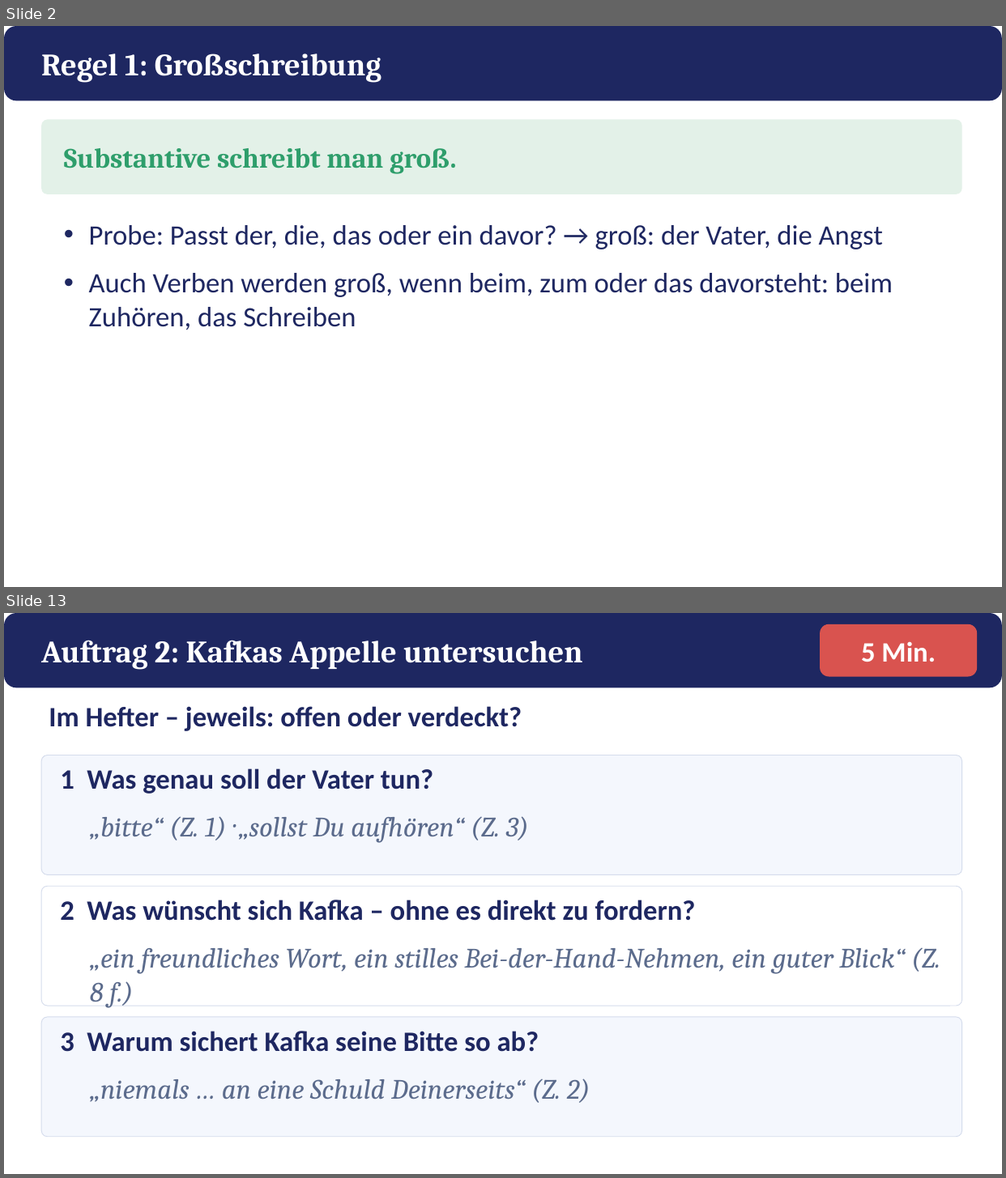
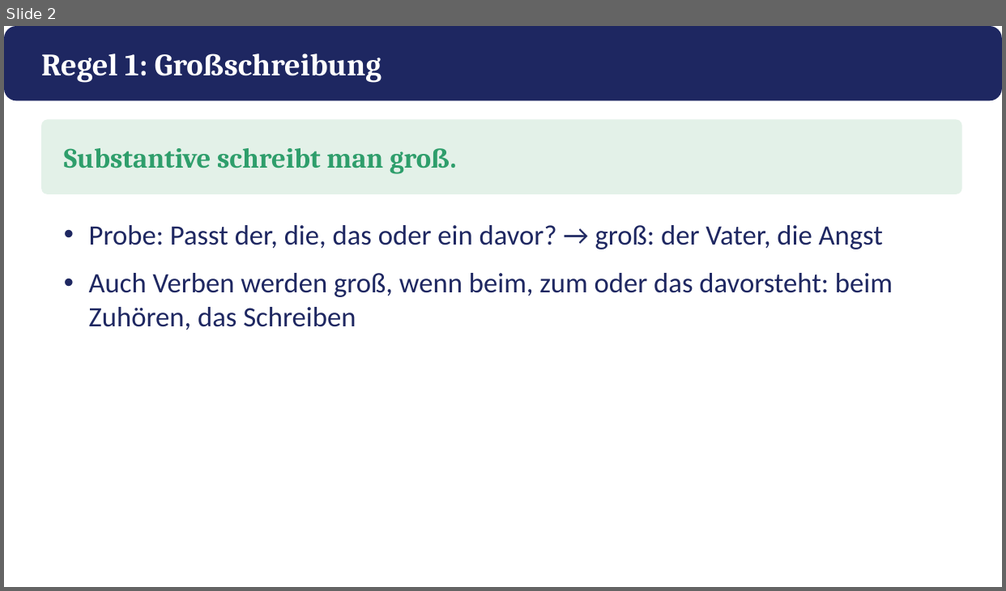
Before and after one commit to golzkonstantin-gif/Schule, a slide deck: Deutsch_11/Kafka_Appell/Praesentation_Kafkas_Appell.pptx. Shown one above the other, each under a label of ours: slides 2 and 13 before the commit, slide 2 after it; the slides between them are not shown. The pictures are 1006x1178 and 1006x591 pixels, drawn with LibreOffice and Linux fonts; fonts in the diff are those of the drawing. Boxes give left, top, right and bottom in pixels: in the first picture for what was removed or moved away, otherwise in the second. Text is boxed around its words. In the diff, an @@ line names an element or a change of style, - is before the commit and + after.

```diff
--- a/Deutsch_11/Kafka_Appell/Praesentation_Kafkas_Appell.pptx
+++ b/Deutsch_11/Kafka_Appell/Praesentation_Kafkas_Appell.pptx
@@ slide 13 removed at [4, 613, 1002, 1174], background #FFFFFF @@
@@ rounded rectangle removed at [4, 613, 1002, 688] @@
@@ rounded rectangle removed at [820, 624, 978, 677] @@
@@ text removed at [41, 640, 582, 670] @@
-Auftrag 2: Kafkas Appelle untersuchen
@@ text removed at [861, 641, 936, 662] @@
-5 Min.
@@ text removed at [49, 706, 522, 731] @@
-Im Hefter – jeweils: offen oder verdeckt?
@@ rounded rectangle removed at [41, 756, 962, 875] @@
@@ text removed at [60, 769, 433, 794] @@
-1 Was genau soll der Vater tun?
@@ text removed at [90, 816, 529, 843] @@
-„bitte“ (Z. 1) · „sollst Du aufhören“ (Z. 3)
@@ rounded rectangle removed at [41, 886, 962, 1006] @@
@@ text removed at [60, 900, 696, 921] @@
-2 Was wünscht sich Kafka – ohne es direkt zu fordern?
@@ text removed at [90, 948, 940, 1008] @@
-„ein freundliches Wort, ein stilles Bei-der-Hand-Nehmen, ein guter Blick“ (Z. 8 f.)
@@ rounded rectangle removed at [41, 1017, 962, 1137] @@
@@ text removed at [60, 1031, 539, 1052] @@
-3 Warum sichert Kafka seine Bitte so ab?
@@ text removed at [90, 1079, 590, 1103] @@
-„niemals … an eine Schuld Deinerseits“ (Z. 2)
```
Also in this commit, not shown: 6 slides changed, 12 slides added, 9 other slides removed, 17 other files.
